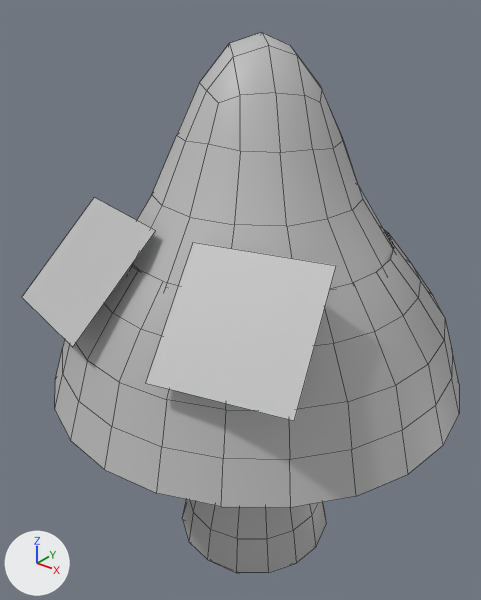
Two versions of the FBX model Assets/Game/Production/Buildings/Towers/Drip/ANI_Drip_Tower_deactivate_Idle.fbx, one commit apart.
Camera for both pictures: a 50 mm lens placed at (3.08, -4.07, 5.02), pointed at (-0.15, -0.03, 2.51). Arrows for +X, +Y and +Z are at lower left; the lights stay in place. Mesh edges are drawn as thin lines. Where no turn or scale is listed for an object, it has been applied to the vertices.

Names of what the first picture shows: 'Drip_tower'.
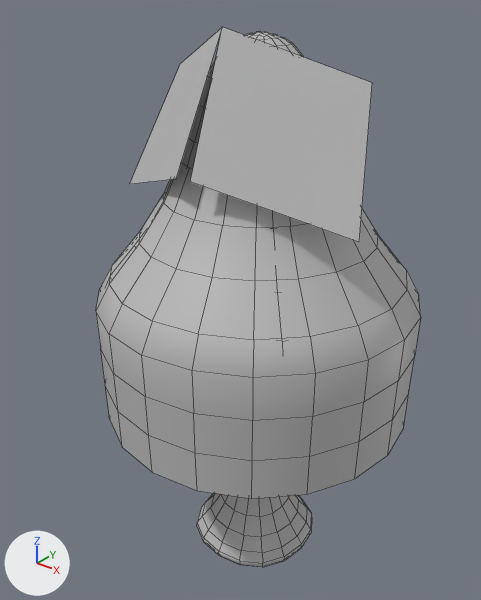
Where the change shows, as pixel boxes (x1, y1, x2, y2) in the pictures (481 x 600 px):
'Drip_tower', reshaped (26% narrower): before (22, 32, 459, 573); after (96, 27, 421, 567)
part 1 of me_mesh, rebuilt: before (132, 32, 394, 289); after (181, 32, 304, 169)
part 2 of me_mesh, rebuilt (20% narrower, 21% taller): before (55, 230, 459, 508); after (96, 163, 421, 499)
part 3 of me_mesh, rebuilt (19% narrower): before (183, 499, 326, 573); after (197, 493, 312, 567)
part 4 of me_mesh, deleted: before (146, 242, 336, 421)
part 5 of me_mesh, deleted: before (22, 197, 155, 347)
part 6 of me_mesh, added: after (130, 27, 372, 242)

The change in detail:
me_mesh is used by ob_drip_tower; location (0.0, 0.0, 0.0).
Verts and faces of me_mesh; kept vertices keep their numbers, new ones are numbered from 378.
me_mesh had 378 vertices, 330 faces and spanned x -1.76..1.76, y -1.76..1.76, z 0.04..4.66.
me_mesh now has 682 vertices, 638 faces and spans x -1.35..1.35, y -1.34..1.36, z 0.0..4.72.
me_mesh part 1: the loose piece of 154 vertices spanning x -1.35..1.34, y -1.37..1.31, z 2.0..4.66 is rebuilt with 274 vertices and now spans x -1.26..1.26, y -1.25..1.27, z 2.34..4.66.
me_mesh part 2: the loose piece of 120 vertices spanning x -1.76..1.76, y -1.76..1.76, z 1.87..3.11 is rebuilt with 160 vertices and now spans x -1.35..1.35, y -1.34..1.36, z 1.56..3.77.
me_mesh part 3: the loose piece of 96 vertices spanning x -0.71..0.71, y -0.71..0.72, z 0.04..2.24 is rebuilt with 240 vertices and now spans x -0.57..0.57, y -0.56..0.58, z 0.0..2.45.
me_mesh part 4: the loose piece of 4 vertices spanning x 0.18..1.33, y -1.64..-0.7, z 2.69..3.4 is deleted.
me_mesh part 5: the loose piece of 4 vertices spanning x -1.33..-0.18, y -1.64..-0.7, z 2.69..3.4 is deleted.
Part 6, on me_mesh:
New vertex 378 is at (-1.1, -0.34, 3.43), pixel (129, 183).
New vertex 379 is at (-0.06, -0.84, 3.77), pixel (176, 178).
New vertex 380 is at (-0.87, 0.09, 4.38), pixel (180, 63).
New vertex 381 is at (0.0, -0.41, 4.72), pixel (222, 26).
New vertex 382 is at (1.1, -0.34, 3.43), pixel (359, 242).
New vertex 383 is at (0.06, -0.84, 3.77), pixel (190, 181).
New vertex 384 is at (0.87, 0.09, 4.38), pixel (372, 82).
New vertex 385 is at (0.0, -0.41, 4.72), pixel (222, 26).
New faces: (378, 379, 381, 380), (382, 384, 385, 383).
